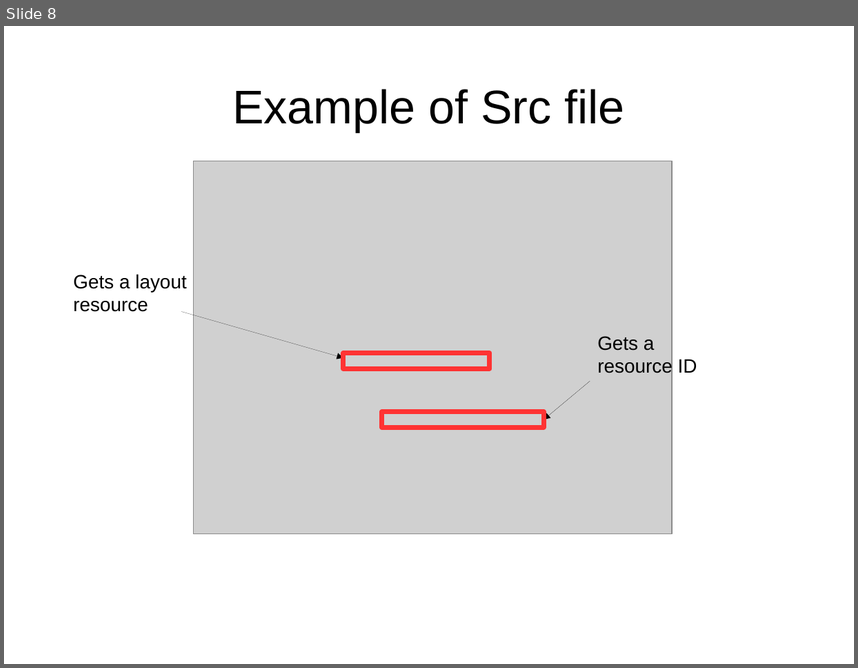
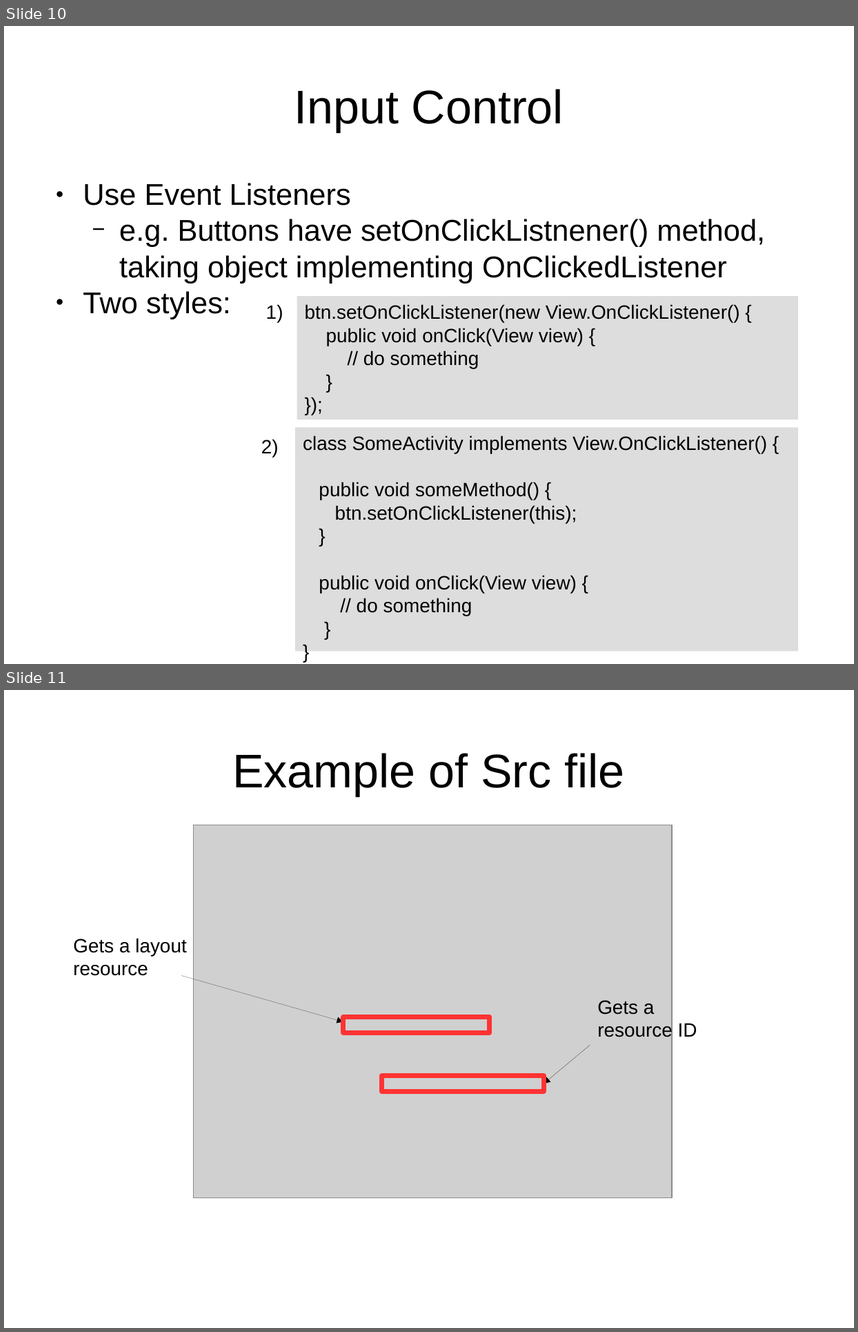
Before and after one commit to Bubblemelon/android-fall16-workshop, a slide deck: android.pptx. Shown one above the other, each under a label of ours: slide 8 before the commit, slides 10 and 11 after it. The pictures are 858x668 and 858x1332 pixels, drawn with LibreOffice and Linux fonts; fonts in the diff are those of the drawing; grey boxes stand for pictures. Boxes give left, top, right and bottom in pixels: in the first picture for what was removed or moved away, otherwise in the second. Text is boxed around its words. In the diff, an @@ line names an element or a change of style, - is before the commit and + after.

```diff
--- a/android.pptx
+++ b/android.pptx
@@ slide 10 added at [4, 26, 854, 664], background #FFFFFF @@
@@ text added at [294, 89, 564, 132], 44 pt, text #000000 @@
+Input Control
@@ text added at [83, 183, 765, 319], 28 pt, text #000000 @@
+● Use Event Listeners
+  − e.g. Buttons have setOnClickListnener() method, taking object implementing OnClickedListener
+● Two styles:
@@ text added at [266, 304, 283, 322], 18 pt, text #000000 @@
+1)
@@ rectangle added at [297, 296, 799, 419], fill #DDDDDD, 18 pt, text #000000 @@
+btn.setOnClickListener(new View.OnClickListener() {
+public void onClick(View view) {
+// do something
+}
+});
@@ text added at [261, 439, 279, 457], 18 pt, text #000000 @@
+2)
@@ rectangle added at [296, 427, 799, 651], fill #DDDDDD, 18 pt, text #000000 @@
+class SomeActivity implements View.OnClickListener() {
+public void someMethod() {
+btn.setOnClickListener(this);
+}
+public void onClick(View view) {
+// do something
+}
+}
@@ what was slide 8 is now slide 11 @@
```
Also in this commit, not shown: 3 slides changed, 2 other slides added.
